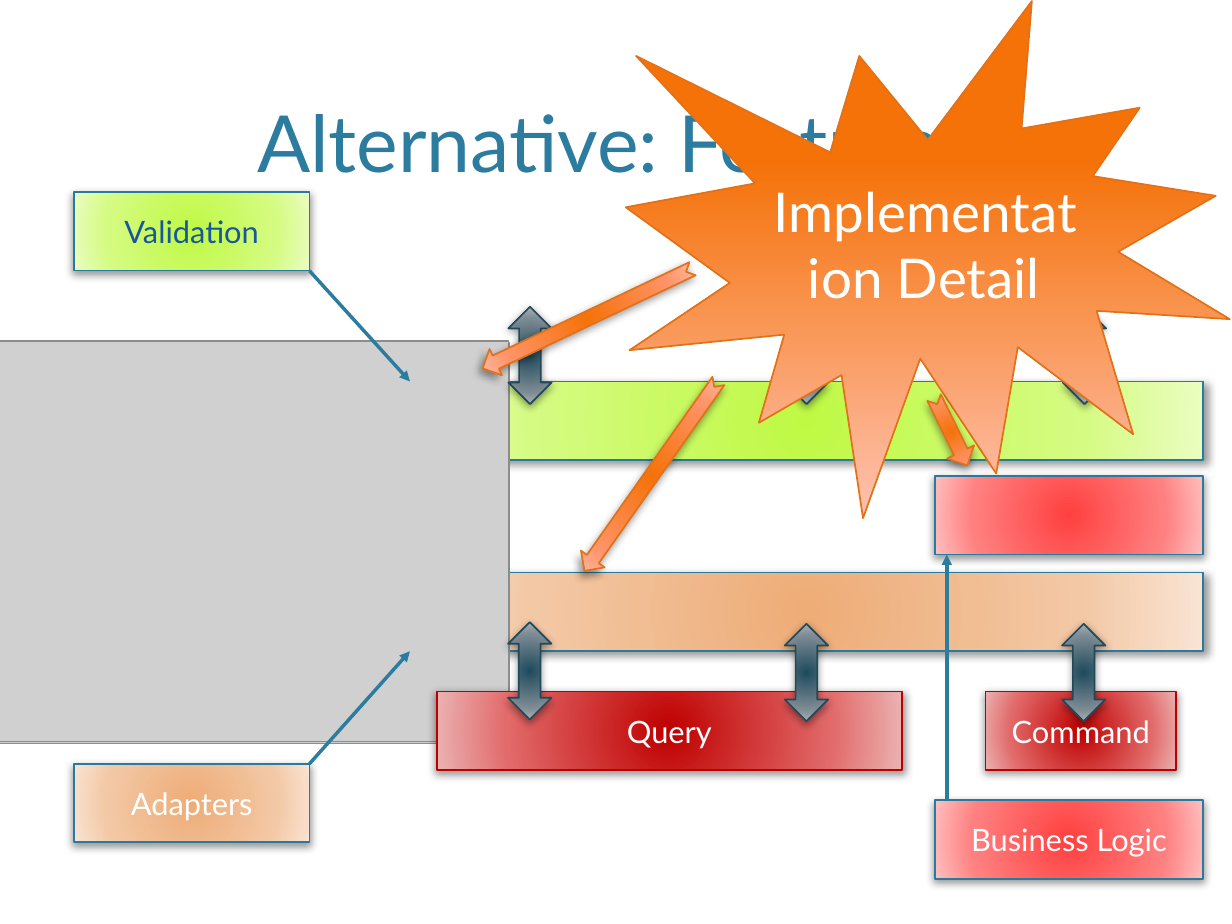
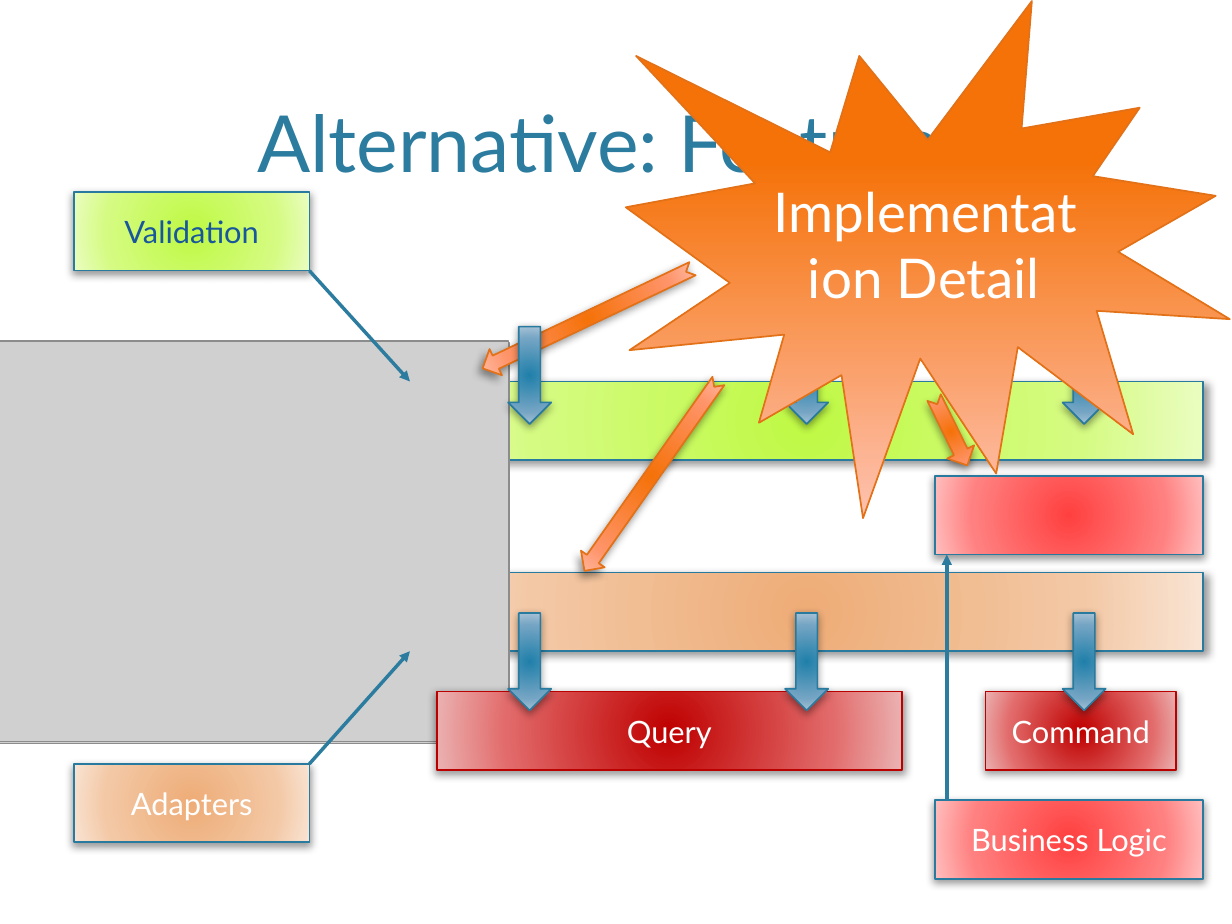
Before and after one commit to MiyamotoAkira/FeaturesVsLayers, a slide deck: slide 13 of FeaturesVsLayers.pptx. Drawn at 1232x924 pixels with LibreOffice and Linux fonts; fonts in the diff are those of the drawing; grey boxes stand for pictures; background and template pictures are left out. Boxes give left, top, right and bottom in pixels: in the first picture for what was removed or moved away, otherwise in the second. Text is boxed around its words. In the diff, an @@ line names an element or a change of style, - is before the commit and + after.

Commit message:
New slides and some small changes
New slide for breaking things up has been added. Also, Pros and cons have
titles now. Cons have a couple of examples as well. Fixed arrows on first
slide of alternative features. And moved the grouping of layering up to
show the 3  layer architecture.

```diff
--- a/FeaturesVsLayers.pptx
+++ b/FeaturesVsLayers.pptx
@@ down arrow added at <box>508,326,551,424</box>, fill gradient #2180AA to #75A5C5 to #B8CCDC, outline #287A9E 1 pt @@
@@ up down arrow removed at <box>509,307,552,404</box> @@
@@ up down arrow removed at <box>785,307,828,404</box> @@
@@ down arrow added at <box>785,326,828,424</box>, fill gradient #2180AA to #75A5C5 to #B8CCDC, outline #287A9E 1 pt @@
@@ down arrow added at <box>1062,326,1105,424</box>, fill gradient #2180AA to #75A5C5 to #B8CCDC, outline #287A9E 1 pt @@
@@ up down arrow removed at <box>1063,307,1106,404</box> @@
@@ up down arrow removed at <box>508,622,551,719</box> @@
@@ down arrow added at <box>508,614,551,711</box>, fill gradient #2180AA to #75A5C5 to #B8CCDC, outline #287A9E 1 pt @@
@@ up down arrow removed at <box>785,623,828,721</box> @@
@@ down arrow added at <box>785,614,828,711</box>, fill gradient #2180AA to #75A5C5 to #B8CCDC, outline #287A9E 1 pt @@
@@ up down arrow removed at <box>1062,623,1105,721</box> @@
@@ down arrow added at <box>1062,614,1105,711</box>, fill gradient #2180AA to #75A5C5 to #B8CCDC, outline #287A9E 1 pt @@
```
Also in this commit, not shown: 4 other slides changed, 2 slides added, 3 slides removed.
